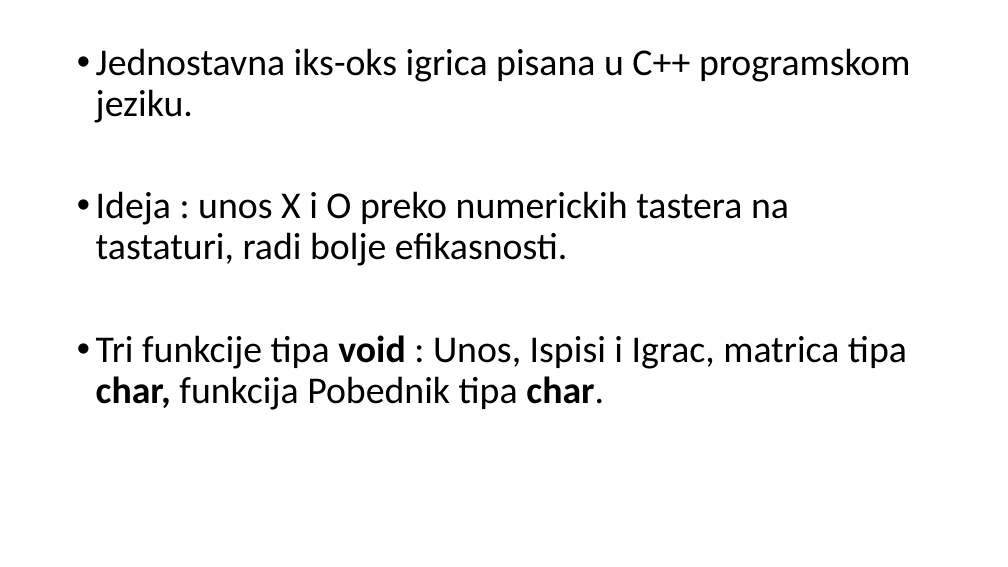
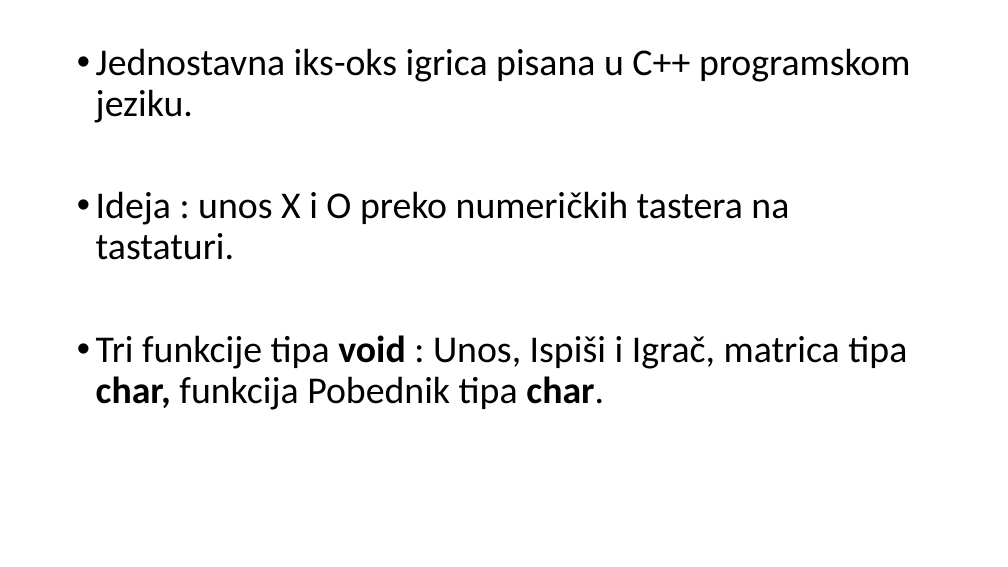
Before and after one commit to DjordjeA/X-O-game, a slide deck: slide 2 of Iks-Oks.pptx. Drawn at 1008x567 pixels with LibreOffice and Linux fonts; fonts in the diff are those of the drawing. Boxes give left, top, right and bottom in pixels: in the first picture for what was removed or moved away, otherwise in the second. Text is boxed around its words. In the diff, an @@ line names an element or a change of style, - is before the commit and + after.

```diff
--- a/Iks-Oks.pptx
+++ b/Iks-Oks.pptx
@@ text at [96, 191, 907, 410]: text changed @@
-• Ideja : unos X i O preko numerickih tastera na tastaturi, radi bolje efikasnosti.
-• Tri funkcije tipa void : Unos, Ispisi i Igrac, matrica tipa char, funkcija Pobednik tipa char.
+• Ideja : unos X i O preko numeričkih tastera na tastaturi.
+• Tri funkcije tipa void : Unos, Ispiši i Igrač, matrica tipa char, funkcija Pobednik tipa char.
```
Also in this commit, not shown: 1 other slide changed, 4 slides added, 2 slides removed, 3 other files.
